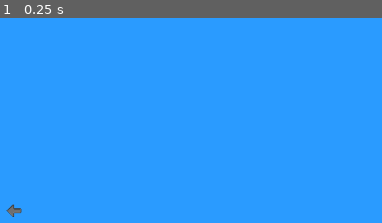
Above: before the commit, frame 1.
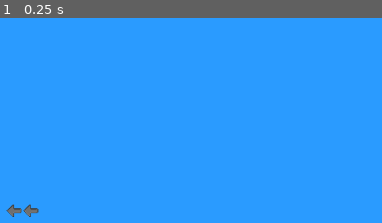
Above: after the commit, the same moment.

Repository: SabreOfWinter/Live-Over-The-Hills
Game: Godot game, scene res://menus/splash/splash.tscn
The game is run twice, just before and just after one commit, with the same random seed, the same clock (stepped at 60 frames per second) and the same inputs.
Inputs:
- Up to frame 1 (0.25 s): no input
The pictures show only the part of the screen within x 0-50%, y 50-100%; the shares and areas given below are measured in that part.

The runs differ from the first frame. In frame 1, 0.1% of the frame differs, in the area x 6-11%, y 90-98%.

Commit message:
Main menu - Load game button added

Diff:
--- a/menus/main/main.gd
+++ b/menus/main/main.gd
@@ -1,5 +1,8 @@
 extends Control
-
 
 func _on_new_game_button_pressed():
 	pass
+
+
+func _on_load_game_button_pressed():
+	pass
--- a/menus/main/main.tscn
+++ b/menus/main/main.tscn
@@ -53,4 +53,11 @@
 margin_right = 36.0
 margin_bottom = 36.0
 texture_normal = ExtResource( 5 )
+
+[node name="load_game_button" type="TextureButton" parent="HBoxContainer"]
+margin_left = 40.0
+margin_right = 76.0
+margin_bottom = 36.0
+texture_normal = ExtResource( 5 )
 [connection signal="pressed" from="HBoxContainer/new_game_button" to="." method="_on_new_game_button_pressed"]
+[connection signal="pressed" from="HBoxContainer/load_game_button" to="." method="_on_load_game_button_pressed"]
